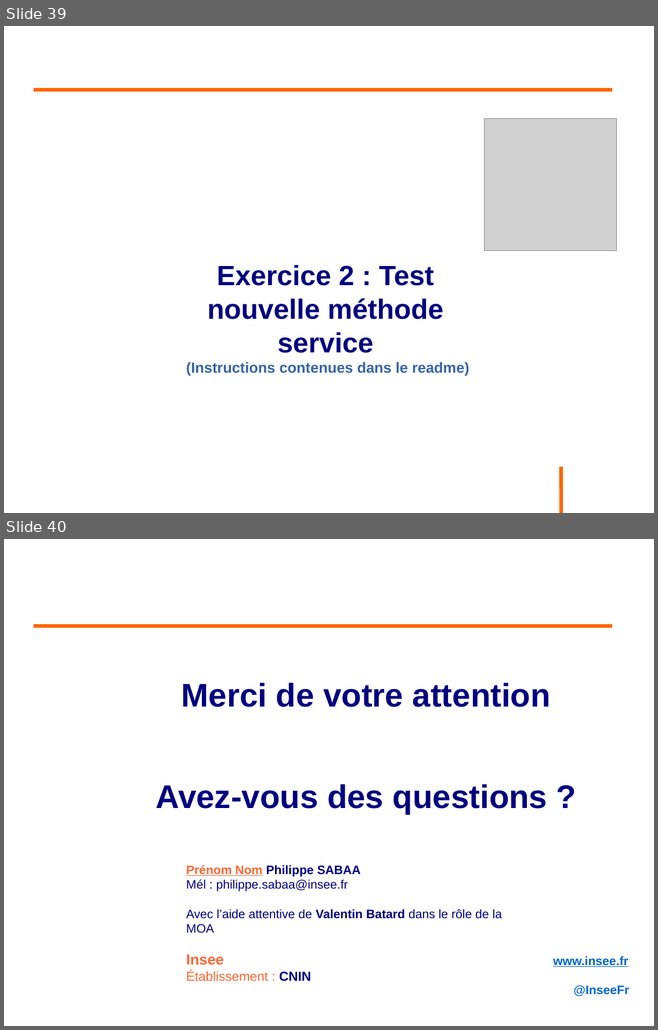
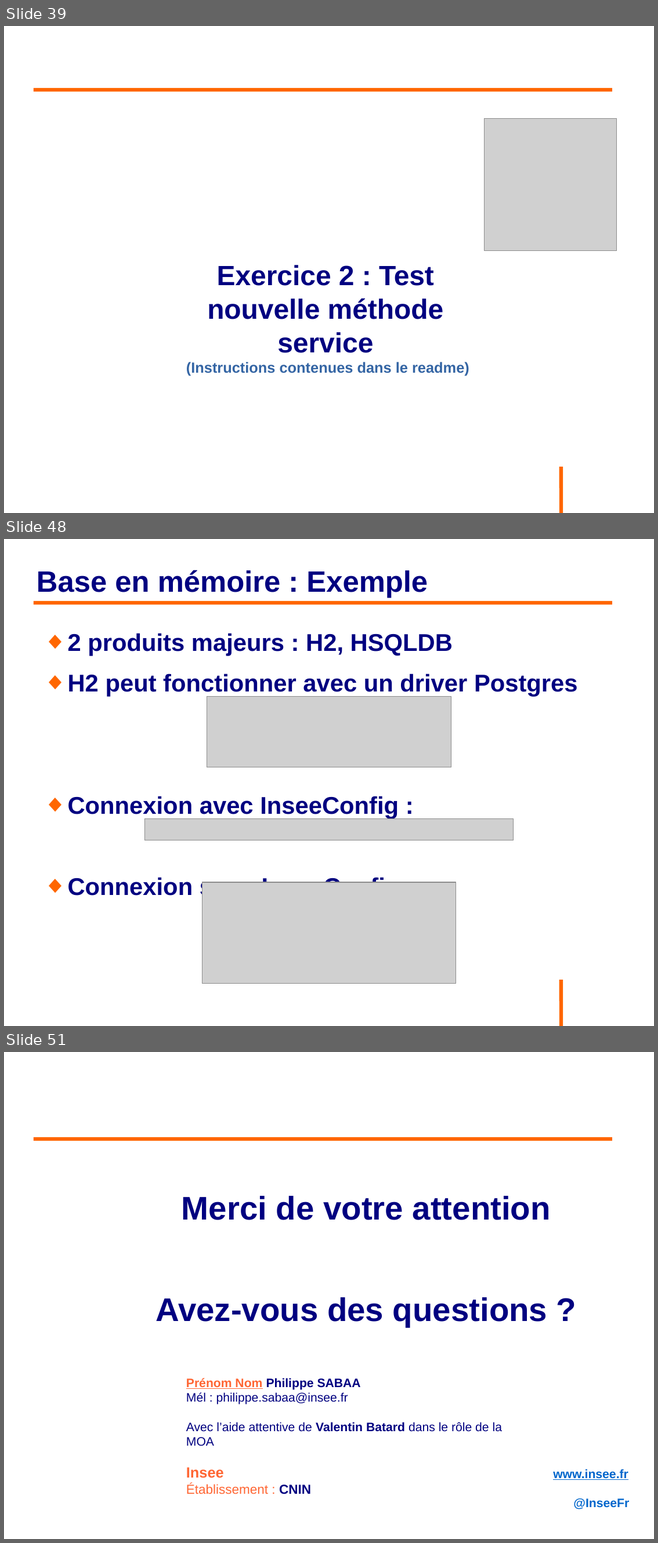
Before and after one commit to philphils/tests-unitaires-et-moins-unitaires, a slide deck: tests-unitaires-cours/nouveauDiapo/diapo_tests_unitaires.odp. Shown one above the other, each under a label of ours: slides 39 and 40 before the commit, slides 39, 48 and 51 after it; the slides between them are not shown. The pictures are 658x1030 and 658x1543 pixels, drawn with LibreOffice and Linux fonts; fonts in the diff are those of the drawing; grey boxes stand for pictures; background and template pictures are left out. Boxes give left, top, right and bottom in pixels: in the first picture for what was removed or moved away, otherwise in the second. Text is boxed around its words. In the diff, an @@ line names an element or a change of style, - is before the commit and + after.

Commit message:
Diapo partie base de test

```diff
--- a/tests-unitaires-cours/nouveauDiapo/diapo_tests_unitaires.odp
+++ b/tests-unitaires-cours/nouveauDiapo/diapo_tests_unitaires.odp
@@ slide 48 added at [4, 539, 654, 1026], background #FFFFFF; not listed: 1 template element that a slide beside it also shows @@
@@ title added at [36, 570, 427, 598], 36 pt, text #000080, bold @@
+Base en mémoire : Exemple
@@ line added from (34, 603) to (612, 603), #FF6600 4.54 pt @@
@@ text added at [68, 633, 578, 896], 29.6 pt, text #000080, bold @@
+◆ 2 produits majeurs : H2, HSQLDB
+◆ H2 peut fonctionner avec un driver Postgres
+◆ Connexion avec InseeConfig :
+◆ Connexion sans InseeConfig :
@@ picture added at [207, 697, 451, 768] @@
@@ picture added at [144, 819, 513, 840] @@
@@ picture added at [202, 883, 456, 984] @@
@@ what was slide 40 is now slide 51 @@
```
Also in this commit, not shown: 1 slide changed, 10 other slides added.
